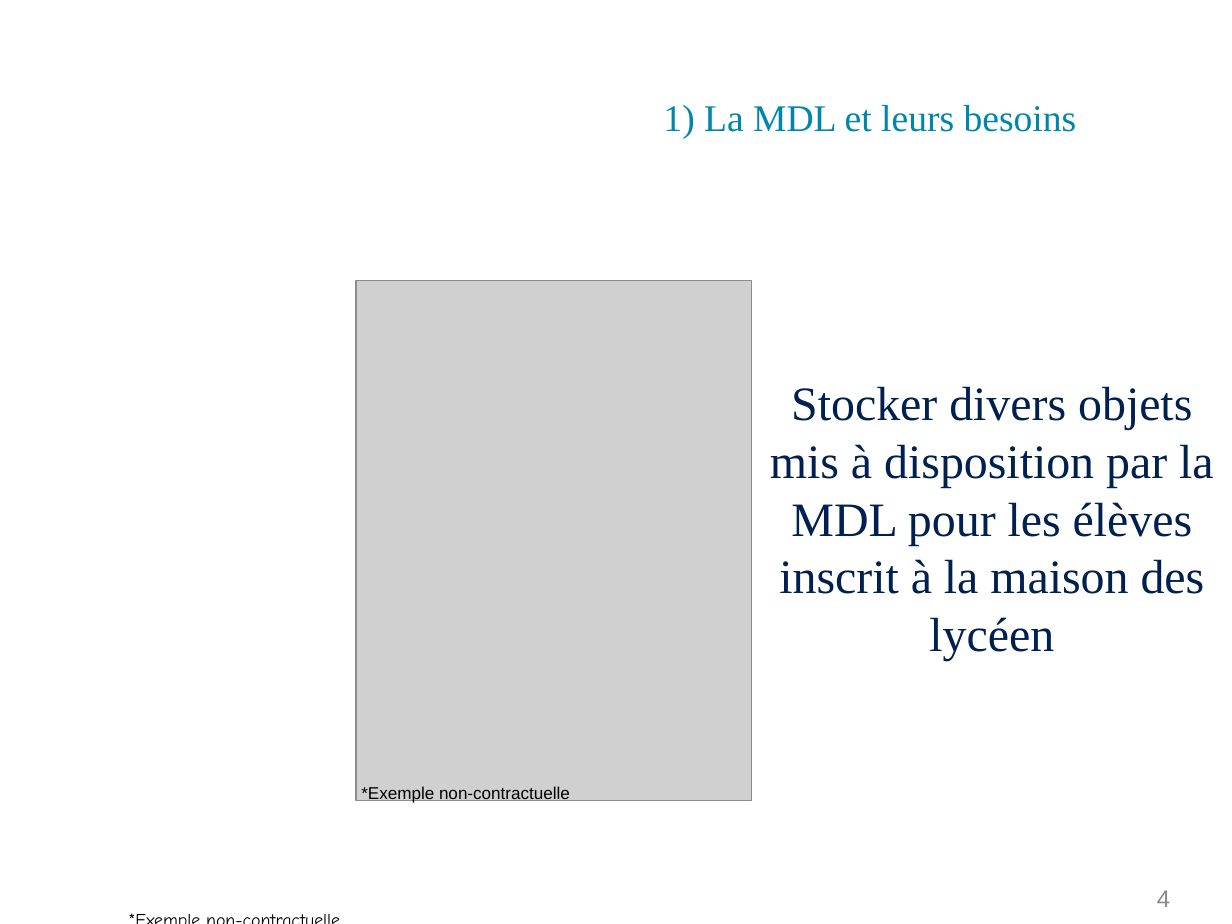
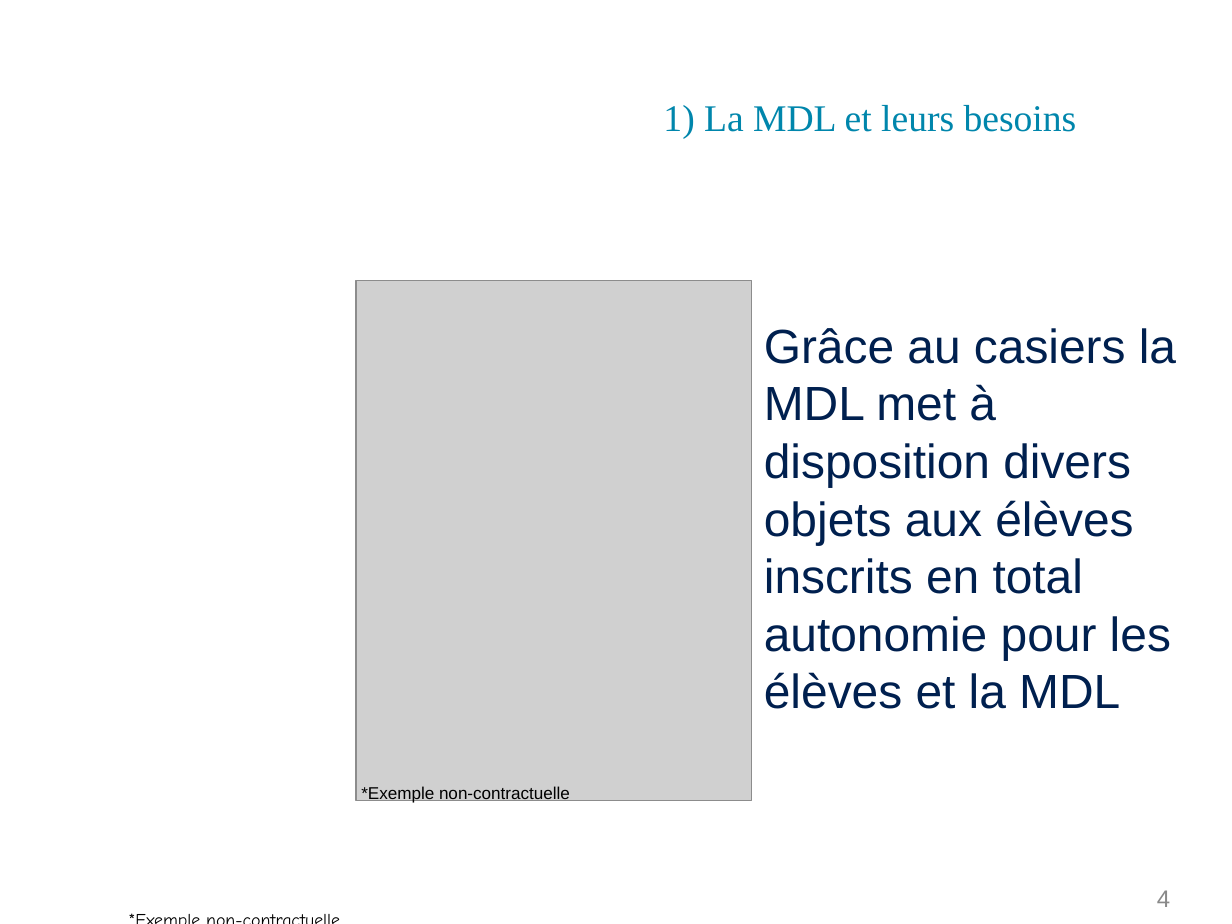
Before and after one commit to PinaudLucas/Projet, a slide deck: slide 4 of Romain/Revue_1.odp. Drawn at 1232x924 pixels with LibreOffice and Linux fonts; fonts in the diff are those of the drawing; grey boxes stand for pictures; background and template pictures are left out. Boxes give left, top, right and bottom in pixels: in the first picture for what was removed or moved away, otherwise in the second. Text is boxed around its words. In the diff, an @@ line names an element or a change of style, - is before the commit and + after.

```diff
--- a/Romain/Revue_1.odp
+++ b/Romain/Revue_1.odp
@@ text at (764,328,1176,709): text changed; font Times New Roman to Arial @@
-Stocker divers objets mis à disposition par la MDL pour les élèves inscrit à la maison des lycéen
+Grâce au casiers la MDL met à disposition divers objets aux élèves inscrits en total autonomie pour les élèves et la MDL
```
Also in this commit, not shown: 4 other slides changed, 1 slide added, 1 other file.
